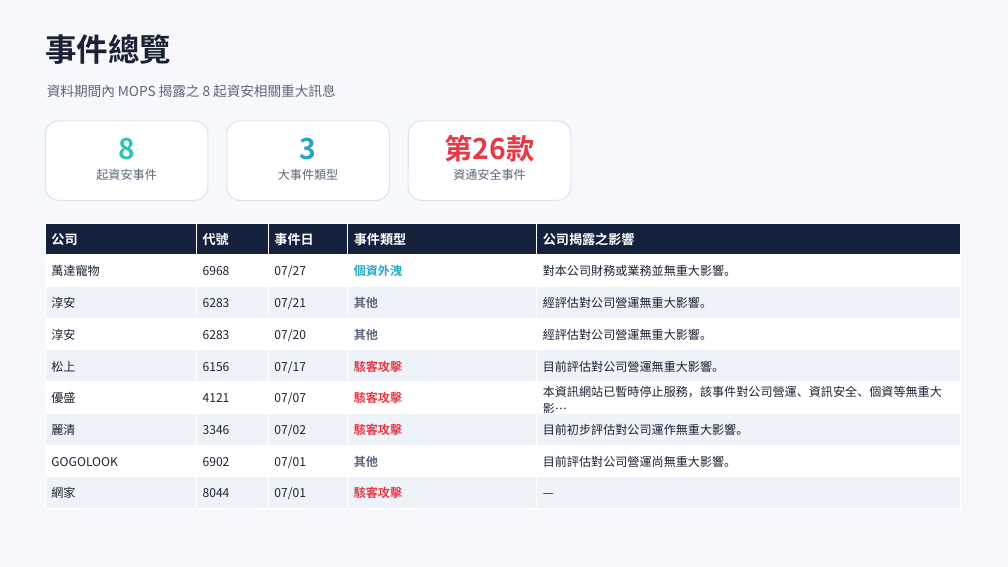
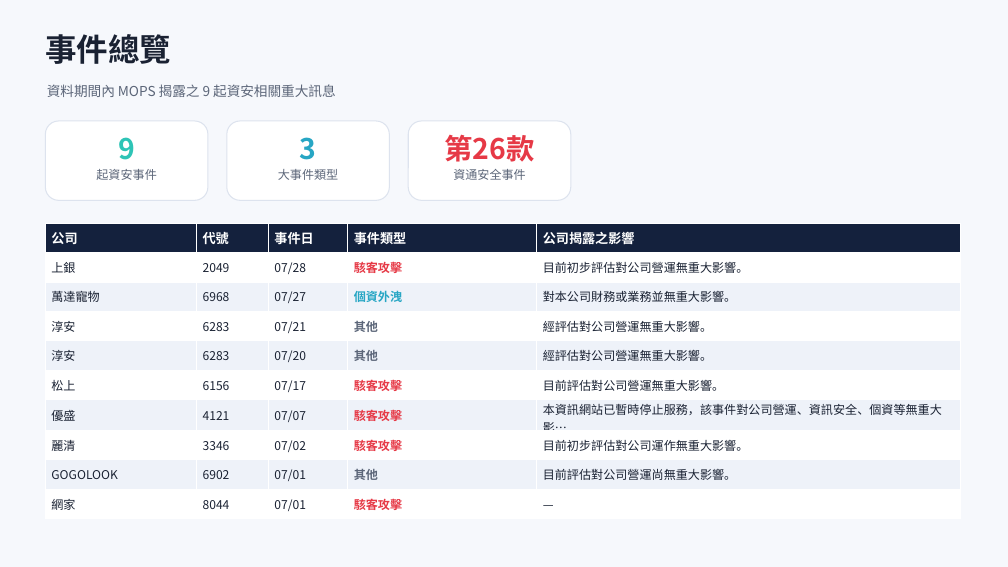
Before and after one commit to Johnnylin77/mops-isec-monitor, a slide deck: slide 2 of 資安事件因應分析.pptx. Drawn at 1008x567 pixels with LibreOffice and Linux fonts; fonts in the diff are those of the drawing. Boxes give left, top, right and bottom in pixels: in the first picture for what was removed or moved away, otherwise in the second. Text is boxed around its words. In the diff, an @@ line names an element or a change of style, - is before the commit and + after.

```diff
--- a/資安事件因應分析.pptx
+++ b/資安事件因應分析.pptx
@@ text at (118, 137, 135, 160): text changed @@
-8
+9
@@ table at (45, 223, 960, 518) @@
+row 2: 上銀 | 2049 | 07/28 | 駭客攻擊 | 目前初步評估對公司營運無重大影響。
```
Also in this commit, not shown: 5 other slides changed, 1 slide added, 2 other files.
